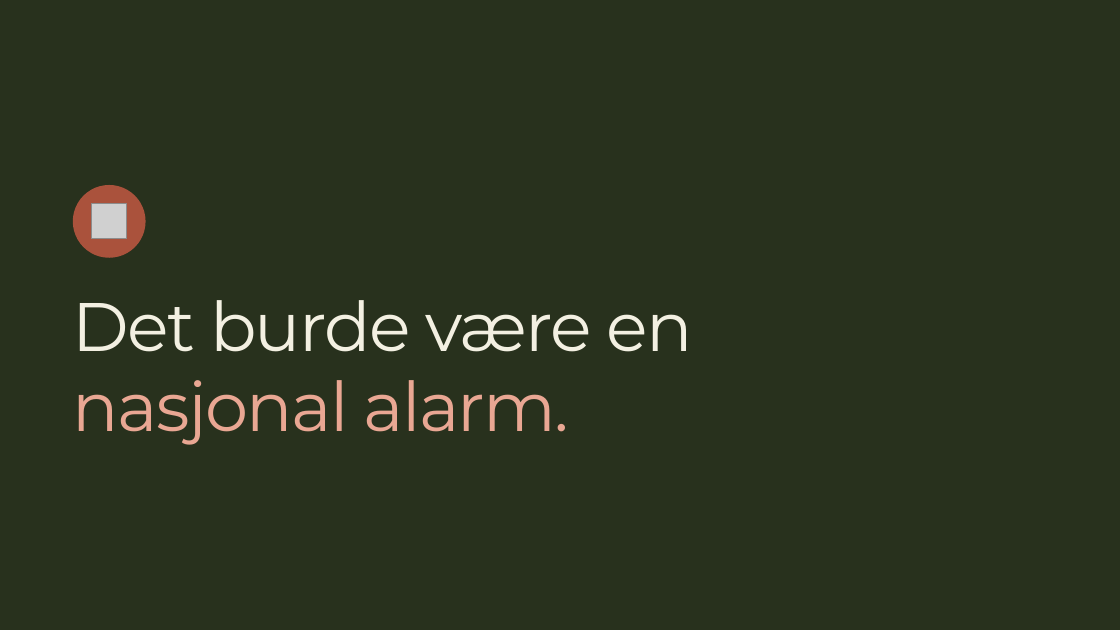
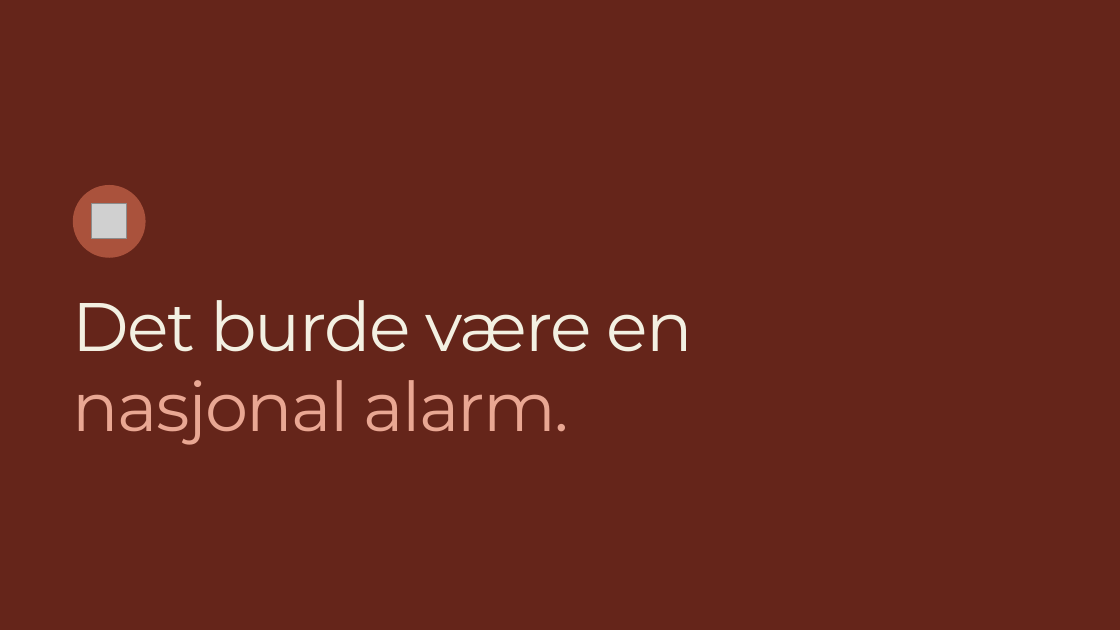
Before and after one commit to MarcusEvensen-Org/iarbeid-riketstilstand, a slide deck: slide 9 of Rikets tilstand 2026.pptx (slide 17 before the commit). Drawn at 1120x630 pixels with LibreOffice and Linux fonts; fonts in the diff are those of the drawing; grey boxes stand for pictures; background and template pictures are left out. Boxes give left, top, right and bottom in pixels: in the first picture for what was removed or moved away, otherwise in the second. Text is boxed around its words. In the diff, an @@ line names an element or a change of style, - is before the commit and + after.

```diff
--- a/Rikets tilstand 2026.pptx
+++ b/Rikets tilstand 2026.pptx
@@ rectangle added at <box>0,0,1120,630</box>, fill #65251A @@
```
Also in this commit, not shown: 19 other slides changed, 6 slides added, 2 slides removed, 2 other files.
